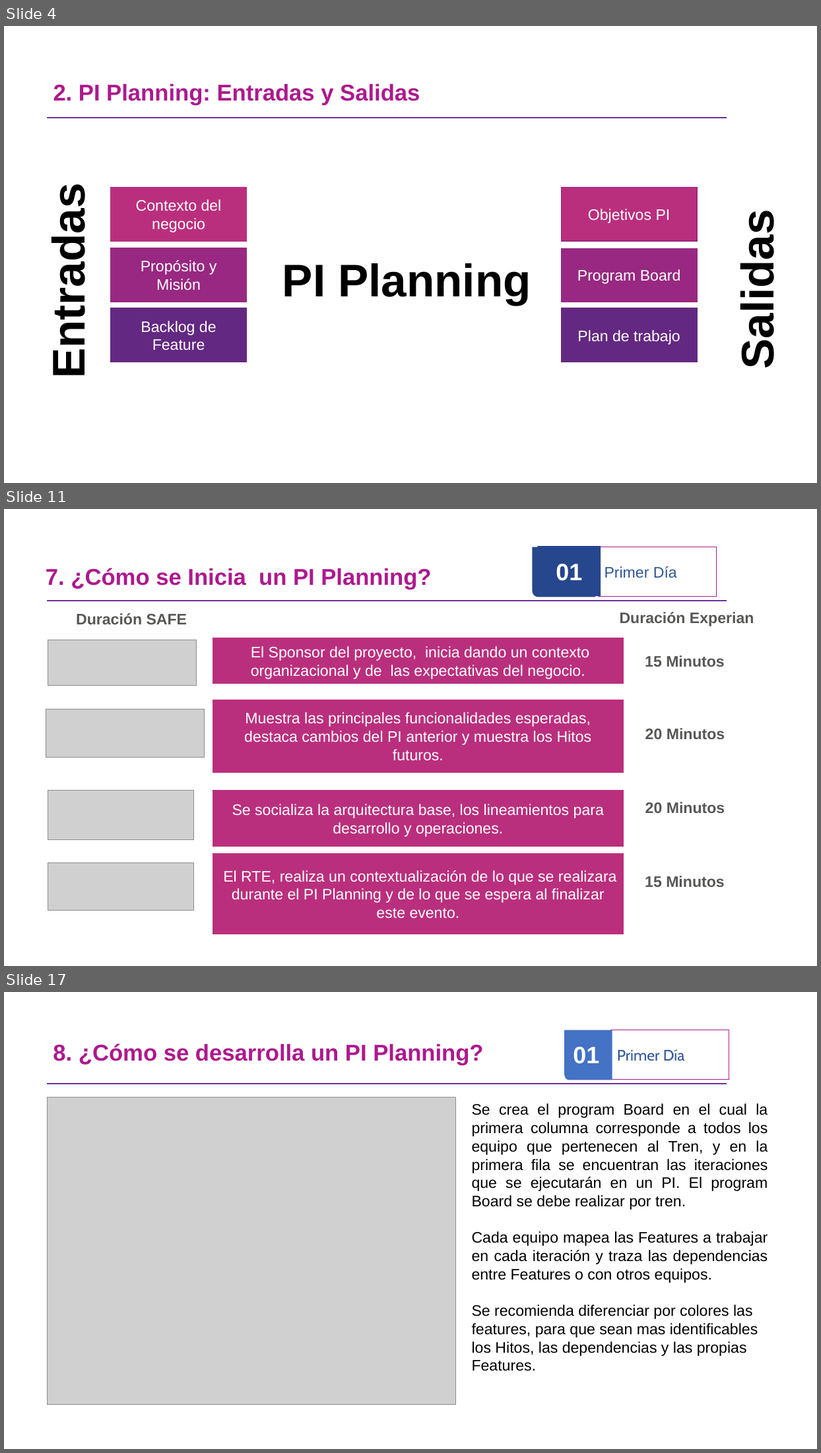
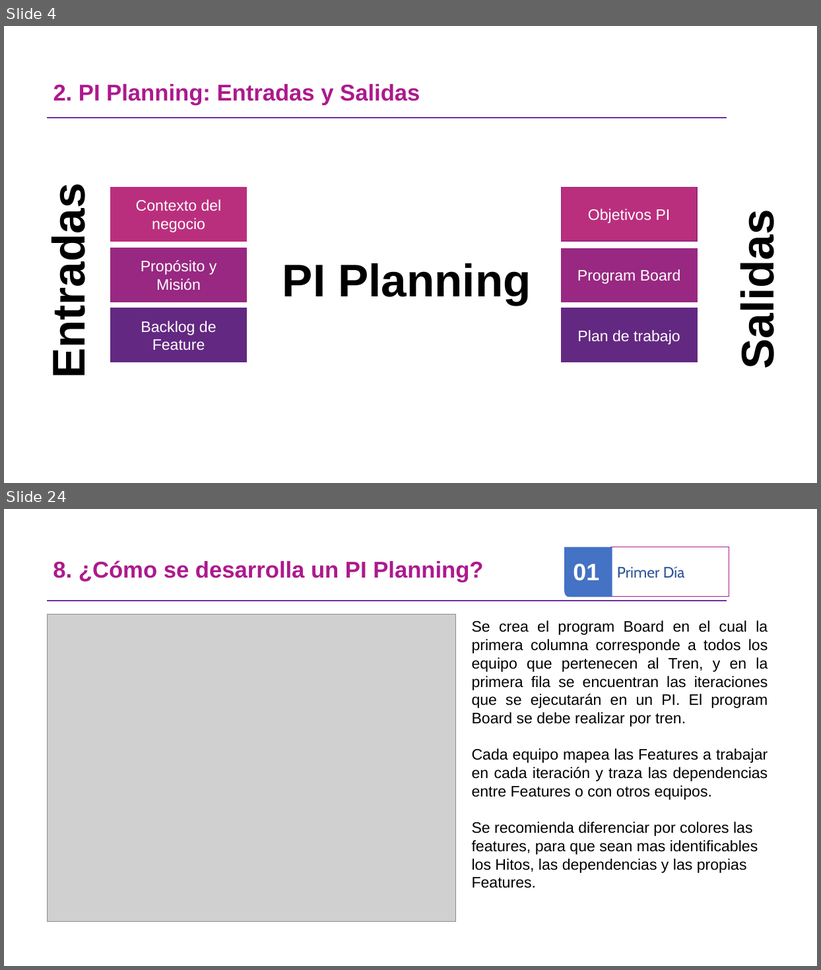
Before and after one commit to omesan/Agile, a slide deck: Stefanini/Stefanini.Clientes/Stefanini.Cliente.Experian/Guia PIPlanning _ExperianV1.0.pptx. Shown one above the other, each under a label of ours: slides 4, 11 and 17 before the commit, slides 4 and 24 after it; the slides between them are not shown. The pictures are 821x1453 and 821x970 pixels, drawn with LibreOffice and Linux fonts; fonts in the diff are those of the drawing; grey boxes stand for pictures; background and template pictures are left out. Boxes give left, top, right and bottom in pixels: in the first picture for what was removed or moved away, otherwise in the second. Text is boxed around its words. In the diff, an @@ line names an element or a change of style, - is before the commit and + after.

```diff
--- a/Stefanini/Stefanini.Clientes/Stefanini.Cliente.Experian/Guia PIPlanning _ExperianV1.0.pptx
+++ b/Stefanini/Stefanini.Clientes/Stefanini.Cliente.Experian/Guia PIPlanning _ExperianV1.0.pptx
@@ slide 11 removed at box(4, 509, 817, 966), background #FFFFFF @@
@@ freeform shape removed at box(532, 547, 596, 597) @@
@@ rectangle removed at box(538, 546, 601, 596) @@
-01
@@ rectangle removed at box(599, 547, 717, 596) @@
-Primer Día
@@ text removed at box(46, 568, 431, 590) @@
-7. ¿Cómo se Inicia un PI Planning?
@@ line removed from (48, 601) to (727, 601) @@
@@ text removed at box(76, 613, 187, 625) @@
-Duración SAFE
@@ text removed at box(620, 612, 754, 626) @@
-Duración Experian
@@ picture removed at box(48, 640, 196, 686) @@
@@ rectangle removed at box(213, 638, 623, 684) @@
-El Sponsor del proyecto, inicia dando un contexto organizacional y de las expectativas del negocio.
@@ text removed at box(645, 656, 724, 667) @@
-15 Minutos
@@ rectangle removed at box(213, 700, 623, 772) @@
-Muestra las principales funcionalidades esperadas, destaca cambios del PI anterior y muestra los Hitos futuros.
@@ picture removed at box(46, 710, 204, 758) @@
@@ text removed at box(646, 728, 725, 739) @@
-20 Minutos
@@ picture removed at box(48, 791, 193, 840) @@
@@ rectangle removed at box(213, 791, 623, 846) @@
-Se socializa la arquitectura base, los lineamientos para desarrollo y operaciones.
@@ text removed at box(646, 802, 725, 813) @@
-20 Minutos
@@ picture removed at box(48, 863, 193, 911) @@
@@ rectangle removed at box(213, 854, 623, 934) @@
-El RTE, realiza un contextualización de lo que se realizara durante el PI Planning y de lo que se espera al finalizar este evento.
@@ text removed at box(645, 876, 724, 887) @@
-15 Minutos
@@ what was slide 17 is now slide 24 @@
```
Also in this commit, not shown: 10 slides changed, 9 slides added, 1 other slide removed, 15 other files.
